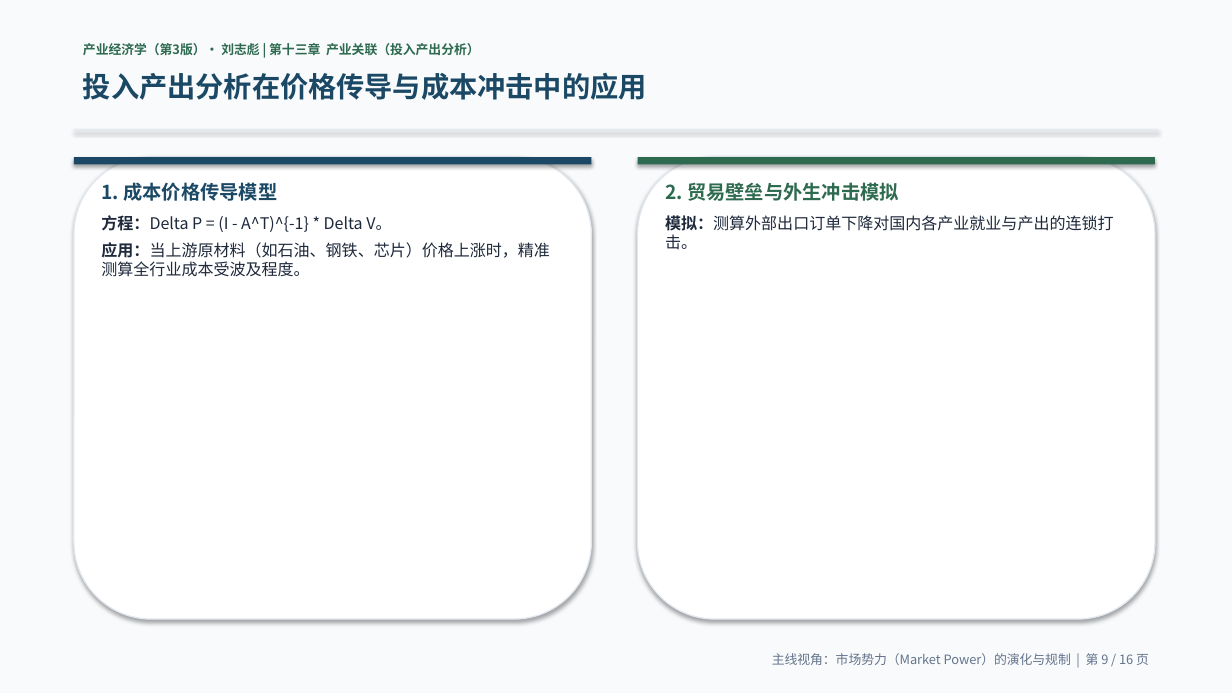
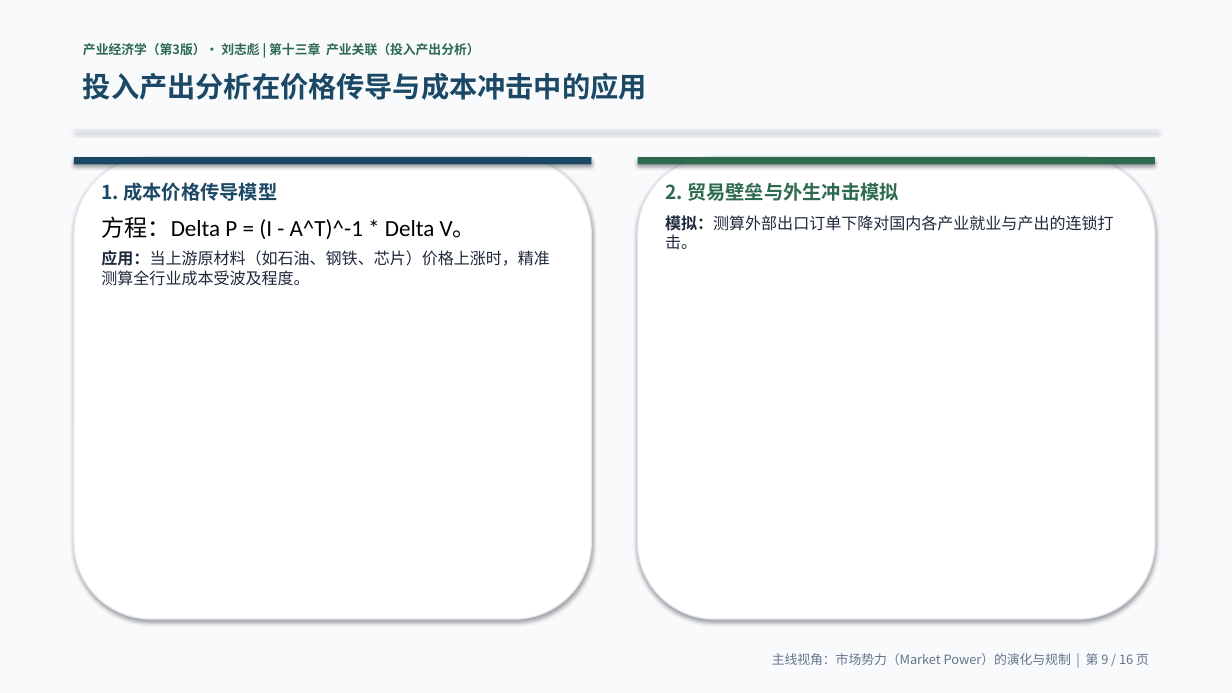
Before and after one commit to chens9956-prog/2026-industrial-economics, a slide deck: slide 9 of 刘志彪_产业经济学_第13章_产业关联(产业控制力主线精编).pptx. Drawn at 1232x693 pixels with LibreOffice and Linux fonts; fonts in the diff are those of the drawing. Boxes give left, top, right and bottom in pixels: in the first picture for what was removed or moved away, otherwise in the second. Text is boxed around its words. In the diff, an @@ line names an element or a change of style, - is before the commit and + after.

```diff
--- a/刘志彪_产业经济学_第13章_产业关联(产业控制力主线精编).pptx
+++ b/刘志彪_产业经济学_第13章_产业关联(产业控制力主线精编).pptx
@@ text at <box>101,216,476,239</box>: text changed; size 12.5 to 18 pt; font Noto Sans CJK SC to Calibri; text colour #1E293B to #000000 @@
-方程：Delta P = (I - A^T)^{-1} * Delta V。
+方程：Delta P = (I - A^T)^-1 * Delta V。
```
Also in this commit, not shown: 4 other slides changed, 9 other files.
